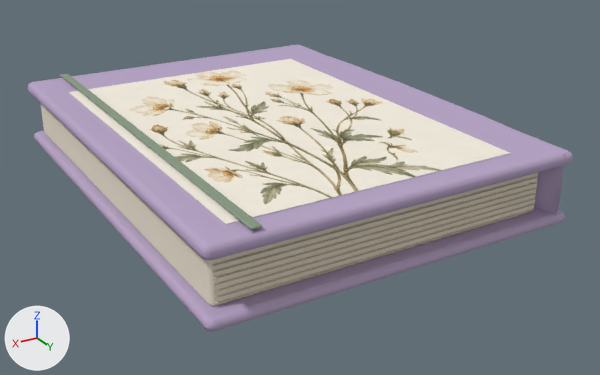
One commit to the glTF model assets/masters/native-v4/product-off.notebook.glb: the scene before it, then after it.
Rendered twice from a camera (50 mm lens) standing at (0.363, 0.665, 0.314) and looking at (-0.018, 0.029, -0.004). Every picture has the same lights, and +X, +Y and +Z are marked at lower left. The first picture is the older version. Vertices at exactly the same position are counted once.

The first picture shows 'product-off.notebook'.
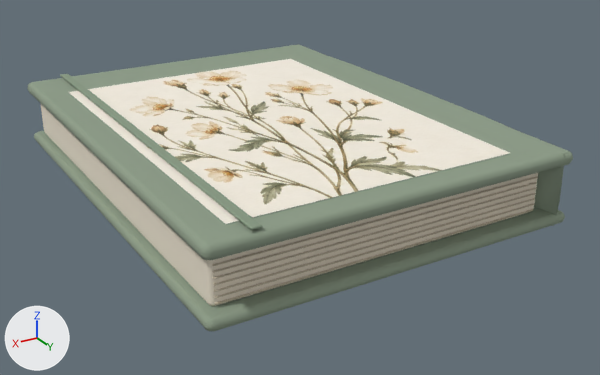
What changed in the scene script:
```text
Add mat_mat_woven_fabric_v1__91a18c_1_r0_94_m0_ior1_45_opaque_ds0_linear_srgb_v2_native_r0_9:
    mat_mat_woven_fabric_v1__91a18c_1_r0_94_m0_ior1_45_opaque_ds0_linear_srgb_v2_native_r0_9 = bpy.data.materials.new('mat.woven-fabric.v1:#91A18C:1:r0.94:m0:ior1.45:OPAQUE:ds0:linear-srgb-v2:native-r0.9')
    # colours: grey #91a18c
    # uses the picture img_image_0
    # uses the picture img_image_1
Change me_mesh_0:
    where me_mesh_0.from_pydata(...)  # 618 vertices, 1178 faces; spans x -0.175..0.171, y -0.225..0.225, z 0.0..0.071
    used by ob_product_off_notebook; location = (0.0, 0.0, 0.0)
    me_mesh_0 part 1: all 312 faces that had it switch from mat_mat_woven_fabric_v1__bca8cc_1_r0_94_m0_ior1_45_opaque_ds0_linear_srgb_v2_native_r0_9 to mat_mat_woven_fabric_v1__91a18c_1_r0_94_m0_ior1_45_opaque_ds0_linear_srgb_v2_native_r0_9
```

Boxes (x1, y1, x2, y2) around the edits, measured in the pictures (600 x 375 px):
part 1 of me_mesh_0, recoloured (purple to grey)
    both: (27, 44, 573, 331)
